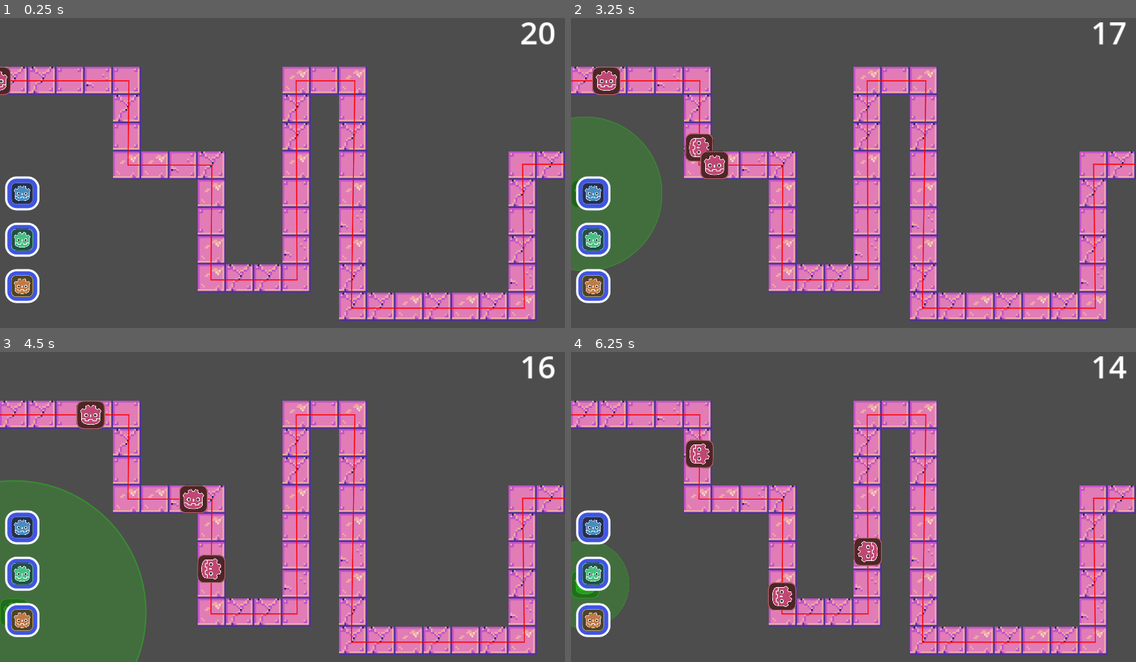
Above: before the commit, frames 1-4 (two rows, left to right).
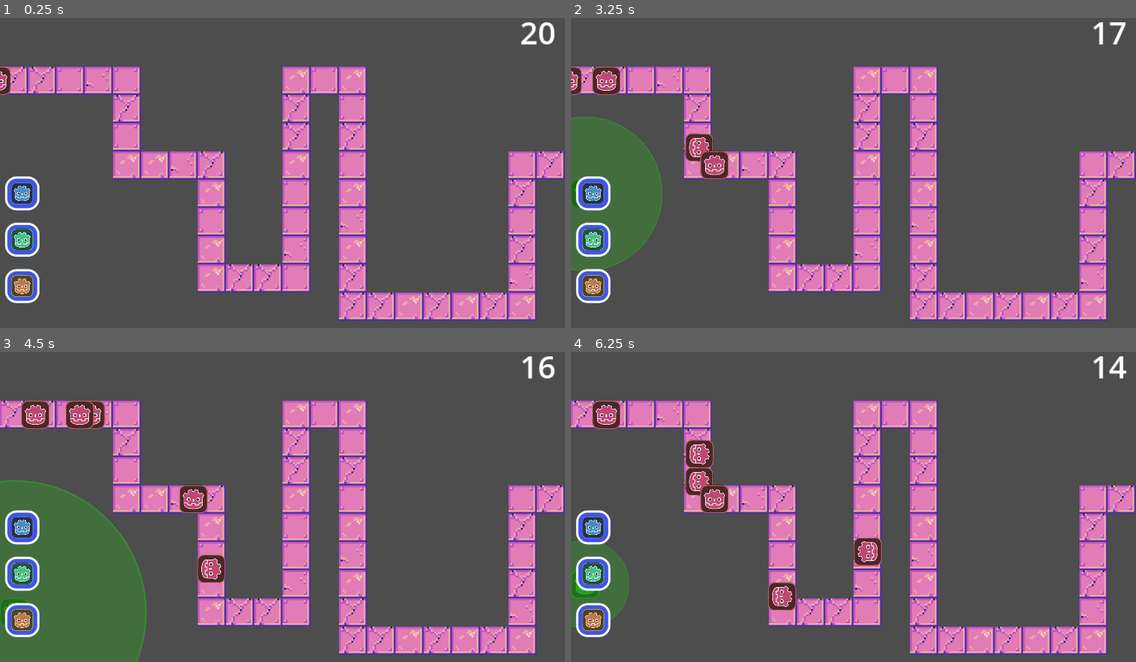
Above: after the commit, the same moments.

Repository: Galitie/20-sec-game-jam
Game: Godot game, scene res://Prototype/main.tscn
Same seed, same stepped clock (60 frames per second), same inputs: the game is played once before the commit and once after it.
Inputs (mouse positions are in pixels of both pictures, inside the frame that each line leads up to):
- Up to frame 1 (0.25 s): no input
- Up to frame 2 (3.25 s): click (593, 194) at 0.5 s; click (593, 241) at 1.25 s; click (593, 284) at 2 s; click (593, 194) at 2.75 s
- Up to frame 3 (4.5 s): click (22, 575) at 3.5 s; click (22, 618) at 4.25 s
- Up to frame 4 (6.25 s): click (593, 528) at 5 s; click (593, 575) at 5.75 s

The runs differ from the first frame. In frame 1, 1.1% of the frame differs, in the area x 1-100%, y 20-94%; in frame 2, 1.2%; in frame 3, 1.8%; in frame 4, 2.2%, in the area x 0-100%, y 15-94%.

Commit message:
added collision detection to towers and enemies

Diff:
--- a/Globals.gd
+++ b/Globals.gd
@@ -1,10 +1,14 @@
 extends Node
 
 var sec_between_enemies = 1
+
 # enemies and towers are objects, add an object to the arrays below to add more
 # enemies have a default health of 3 and a default speed of 150
 # they will spawn in order from the start of the array to the end
 var enemy_data = [
+	{"hp": 3, "speed": 150},
+	{"hp": 3, "speed": 250},
+	{"hp": 3, "speed": 100},
 	{"hp": 3, "speed": 150},
 	{"hp": 3, "speed": 250},
 	{"hp": 3, "speed": 100},
@@ -13,15 +17,15 @@
 # only 3 towers available for prototype, don't add more but feel free to change the values
 var tower_data = {
 	"TowerType1" : {
-		"damage": 1,
+		"damage": 2,
 		"firerate": 300,
 		"range": 350},
 	"TowerType2" : {
-		"damage": 1,
-		"firerate": 300,
+		"damage": 5,
+		"firerate": 100,
 		"range": 200},
 	"TowerType3" : {
 		"damage": 1,
-		"firerate": 300,
+		"firerate": 600,
 		"range": 600},
 }
--- a/Prototype/EnemyPath.gd
+++ /dev/null
@@ -1,21 +0,0 @@
-extends Path2D
-
-@onready var path = self
-var idx = 0
-var c = Color.RED
-
-# Visually show/draw the path enemies will walk on during runtime
-# Optionally show the points and handles by uncommenting the code in line 11-20
-func _draw():
-	draw_polyline(path.curve.get_baked_points(), c, 1, true)
-#	for p in path.curve.get_point_count():
-#		if p != 0 and p != path.curve.get_point_count() - 1:
-#			draw_circle(path.curve.get_point_position(p), 2, c)
-#			draw_circle(path.curve.get_point_position(p) - path.curve.get_point_in(p) * -1, 5, c)
-#			draw_circle(path.curve.get_point_position(p) - path.curve.get_point_out(p) * -1, 5, c)
-#			var a = path.curve.get_point_position(p) - path.curve.get_point_in(p) * -1
-#			var b = path.curve.get_point_position(p) - path.curve.get_point_out(p) * -1
-#			var cp = path.curve.get_point_position(p)
-#			draw_polyline(PackedVector2Array([a, cp]), c, 1, true)
-#			draw_polyline(PackedVector2Array([b, cp]), c, 1, true)
-	queue_redraw()
--- a/Prototype/main.gd
+++ b/Prototype/main.gd
@@ -59,6 +59,7 @@
 	if build_valid:
 		var new_tower = load("res://Scenes/Towers/" + build_type + ".tscn").instantiate()
 		new_tower.global_position = build_location
+		new_tower.built = true
 		get_node("TowerContainer").add_child(new_tower, true)
 		get_node("TowerExclusion").set_cell(0, build_tile, 2, Vector2i(0,0))
 
--- a/Prototype/main.tscn
+++ b/Prototype/main.tscn
@@ -1,8 +1,7 @@
-[gd_scene load_steps=12 format=3 uid="uid://cea8a48vu8quh"]
+[gd_scene load_steps=11 format=3 uid="uid://cea8a48vu8quh"]
 
 [ext_resource type="Script" path="res://Prototype/Main.gd" id="1_udfr5"]
 [ext_resource type="Texture2D" uid="uid://dxsd5sp3y320" path="res://Assets/Environment/CosmicLilac_Tiles.png" id="2_acea7"]
-[ext_resource type="Script" path="res://Prototype/EnemyPath.gd" id="2_evcy1"]
 [ext_resource type="Texture2D" uid="uid://byr85uwhbbncp" path="res://Assets/Environment/Exclusion_Tileset.png" id="3_0au4d"]
 [ext_resource type="Script" path="res://Prototype/SecondsTimer.gd" id="3_3ds8k"]
 [ext_resource type="Script" path="res://Prototype/UI.gd" id="4_fxjjm"]
@@ -171,7 +170,6 @@
 position = Vector2(-2.97403, 0)
 scale = Vector2(1.00216, 1)
 curve = SubResource("Curve2D_l10r2")
-script = ExtResource("2_evcy1")
 
 [node name="CanvasLayer" type="CanvasLayer" parent="."]
 script = ExtResource("4_fxjjm")
--- a/Scenes/Enemies/EnemyType1.tscn
+++ b/Scenes/Enemies/EnemyType1.tscn
@@ -3,17 +3,17 @@
 [ext_resource type="Script" path="res://Scenes/Enemies/Enemy.gd" id="1_hkgds"]
 [ext_resource type="Texture2D" uid="uid://brve3sixblr15" path="res://Assets/UI/Enemy.png" id="2_rjvyo"]
 
-[sub_resource type="CircleShape2D" id="CircleShape2D_tqb5o"]
-radius = 15.0333
+[sub_resource type="RectangleShape2D" id="RectangleShape2D_113g8"]
+size = Vector2(128, 128)
 
 [node name="Enemy" type="PathFollow2D"]
 script = ExtResource("1_hkgds")
 
-[node name="Sprite2D" type="Sprite2D" parent="."]
+[node name="Area2D" type="Area2D" parent="."]
 scale = Vector2(0.5, 0.5)
+
+[node name="Sprite2D" type="Sprite2D" parent="Area2D"]
 texture = ExtResource("2_rjvyo")
 
-[node name="Area2D" type="Area2D" parent="Sprite2D"]
-
-[node name="CollisionShape2D" type="CollisionShape2D" parent="Sprite2D/Area2D"]
-shape = SubResource("CircleShape2D_tqb5o")
+[node name="CollisionShape2D" type="CollisionShape2D" parent="Area2D"]
+shape = SubResource("RectangleShape2D_113g8")
--- /dev/null
+++ b/Scenes/Towers/TowerLogic.gd
@@ -0,0 +1,15 @@
+extends Node
+
+var enemy_array = []
+var built = false
+
+func _ready():
+	if built:
+		self.get_node("Range/CollisionShape2D").get_shape().radius = 0.5 * Globals.tower_data[self.get_name()]["range"]
+
+func _on_range_area_entered(area):
+	enemy_array.append(area.get_parent())
+
+
+func _on_range_area_exited(area):
+	enemy_array.erase(area.get_parent())
--- a/Scenes/Towers/TowerType1.tscn
+++ b/Scenes/Towers/TowerType1.tscn
@@ -1,9 +1,21 @@
-[gd_scene load_steps=2 format=3 uid="uid://bsad77ed5ierv"]
+[gd_scene load_steps=4 format=3 uid="uid://bsad77ed5ierv"]
 
 [ext_resource type="Texture2D" uid="uid://l8oeolqol8mg" path="res://Assets/Towers/Tower1.png" id="1_on6dc"]
+[ext_resource type="Script" path="res://Scenes/Towers/TowerLogic.gd" id="1_ttcke"]
+
+[sub_resource type="CircleShape2D" id="CircleShape2D_ph3hg"]
 
 [node name="TowerType1" type="Node2D"]
+script = ExtResource("1_ttcke")
 
 [node name="Base" type="Sprite2D" parent="."]
 scale = Vector2(0.5, 0.5)
 texture = ExtResource("1_on6dc")
+
+[node name="Range" type="Area2D" parent="."]
+
+[node name="CollisionShape2D" type="CollisionShape2D" parent="Range"]
+shape = SubResource("CircleShape2D_ph3hg")
+
+[connection signal="area_entered" from="Range" to="." method="_on_range_area_entered"]
+[connection signal="area_exited" from="Range" to="." method="_on_range_area_exited"]
--- a/Scenes/Towers/TowerType2.tscn
+++ b/Scenes/Towers/TowerType2.tscn
@@ -1,9 +1,18 @@
-[gd_scene load_steps=2 format=3 uid="uid://dhm3biq7ch12l"]
+[gd_scene load_steps=4 format=3 uid="uid://dhm3biq7ch12l"]
 
+[ext_resource type="Script" path="res://Scenes/Towers/TowerLogic.gd" id="1_2en3f"]
 [ext_resource type="Texture2D" uid="uid://bdd377ax3qef5" path="res://Assets/Towers/Tower2.png" id="1_uy6oc"]
 
+[sub_resource type="CircleShape2D" id="CircleShape2D_2yp1q"]
+
 [node name="TowerType2" type="Node2D"]
+script = ExtResource("1_2en3f")
 
 [node name="Base" type="Sprite2D" parent="."]
 scale = Vector2(0.5, 0.5)
 texture = ExtResource("1_uy6oc")
+
+[node name="Range" type="Area2D" parent="."]
+
+[node name="CollisionShape2D" type="CollisionShape2D" parent="Range"]
+shape = SubResource("CircleShape2D_2yp1q")
--- a/Scenes/Towers/TowerType3.tscn
+++ b/Scenes/Towers/TowerType3.tscn
@@ -1,9 +1,18 @@
-[gd_scene load_steps=2 format=3 uid="uid://c7lplljo31fqq"]
+[gd_scene load_steps=4 format=3 uid="uid://c7lplljo31fqq"]
 
 [ext_resource type="Texture2D" uid="uid://4dakacwnclhq" path="res://Assets/Towers/Tower3.png" id="1_2juo8"]
+[ext_resource type="Script" path="res://Scenes/Towers/TowerLogic.gd" id="1_m04m6"]
+
+[sub_resource type="CircleShape2D" id="CircleShape2D_5c2fk"]
 
 [node name="TowerType3" type="Node2D"]
+script = ExtResource("1_m04m6")
 
 [node name="Base" type="Sprite2D" parent="."]
 scale = Vector2(0.5, 0.5)
 texture = ExtResource("1_2juo8")
+
+[node name="Range" type="Area2D" parent="."]
+
+[node name="CollisionShape2D" type="CollisionShape2D" parent="Range"]
+shape = SubResource("CircleShape2D_5c2fk")
